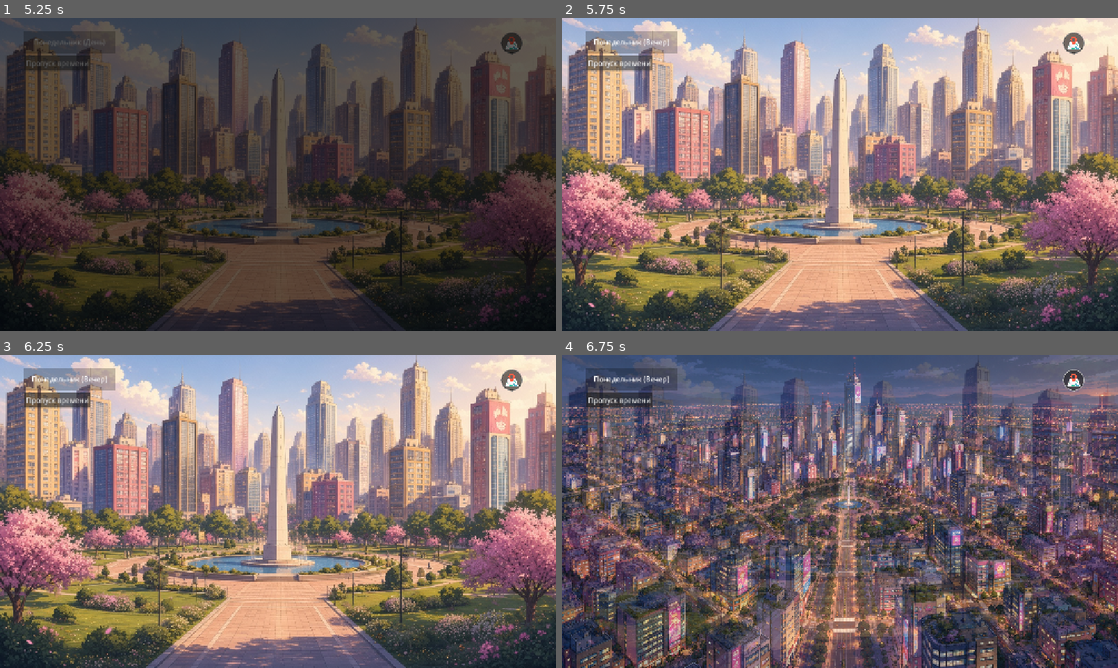
Above: before the commit, frames 1-4 (two rows, left to right).
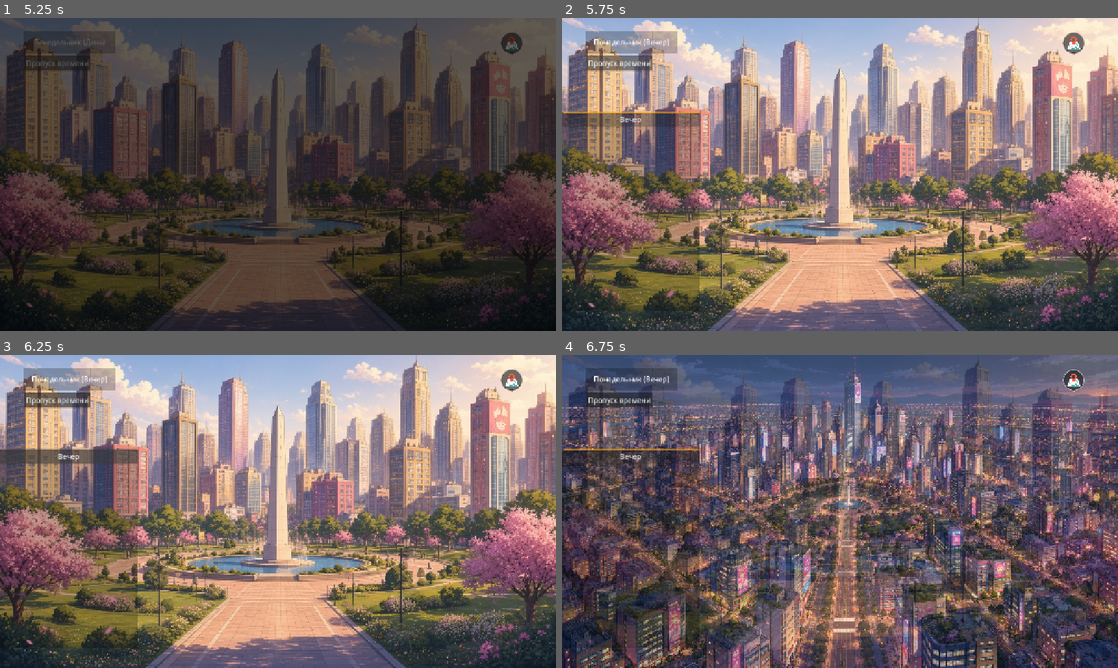
Above: after the commit, the same moments.

Repository: GoodGoos/HeroTown
Game: Godot game, scene res://scenes/main_menu.tscn
Same seed, same stepped clock (60 frames per second), same inputs: the game is played once before the commit and once after it.
Inputs (mouse positions are in pixels of both pictures, inside the frame that each line leads up to):
- Up to frame 1 (5.25 s): click "New Game" at 0.5 s; click "Пропуск времени" at 1.25 s; click (511, 43) at 2 s; click (400, 246) at 2.75 s; click (511, 43) at 3.5 s; click (261, 149) at 4.25 s; click "Пропуск времени" at 5 s
- Up to frame 2 (5.75 s): no input
- Up to frame 3 (6.25 s): click (66, 455) at 5.75 s, where only the run after the commit has a clickable "Вечер"
- Up to frame 4 (6.75 s): click (1073, 380) at 6.5 s

Frame 1 is identical in both runs. In frame 2, 12% of the frame differs, in the area x 0-25%, y 29-94%; in frame 3, 12%; in frame 4, 6.4%.

Commit message:
An initial version of the dialogues and their parsing has been added.

Diff:
--- a/project.godot
+++ b/project.godot
@@ -26,6 +26,7 @@
 CharacterRegistry="*uid://omifirj40pi6"
 TriggerManager="*uid://corr0t14qrbsp"
 TriggerRegistry="*uid://jr12n43nx63t"
+DialogueRegistry="*uid://b0gxdryo0kwg8"
 
 [display]
 
--- /dev/null
+++ b/scenes/dialogue_ui.tscn
@@ -0,0 +1,112 @@
+[gd_scene format=3 uid="uid://7gojevkj5gcv"]
+
+[ext_resource type="Script" uid="uid://buatc2141ttmm" path="res://scripts/dialogue_ui.gd" id="1_dwk8m"]
+[ext_resource type="Script" uid="uid://b5g3met5plyn" path="res://scripts/dialogue/dialogue_character_layer.gd" id="2_6q285"]
+
+[sub_resource type="StyleBoxFlat" id="StyleBoxFlat_6q285"]
+content_margin_left = 4.0
+content_margin_top = 4.0
+content_margin_right = 4.0
+content_margin_bottom = 4.0
+bg_color = Color(0.101960786, 0.101960786, 0.101960786, 0)
+corner_radius_top_left = 3
+corner_radius_top_right = 3
+corner_radius_bottom_right = 3
+corner_radius_bottom_left = 3
+corner_detail = 5
+
+[sub_resource type="StyleBoxFlat" id="StyleBoxFlat_jx1sv"]
+content_margin_left = 4.0
+content_margin_top = 4.0
+content_margin_right = 4.0
+content_margin_bottom = 4.0
+bg_color = Color(0, 0, 0, 0)
+corner_radius_top_left = 3
+corner_radius_top_right = 3
+corner_radius_bottom_right = 3
+corner_radius_bottom_left = 3
+corner_detail = 5
+
+[sub_resource type="StyleBoxFlat" id="StyleBoxFlat_e6usr"]
+content_margin_left = 4.0
+content_margin_top = 4.0
+content_margin_right = 4.0
+content_margin_bottom = 4.0
+bg_color = Color(0.22352941, 0.22352941, 0.22352941, 0)
+corner_radius_top_left = 3
+corner_radius_top_right = 3
+corner_radius_bottom_right = 3
+corner_radius_bottom_left = 3
+corner_detail = 5
+
+[node name="DialogueUi" type="Control" unique_id=661653825]
+layout_mode = 3
+anchors_preset = 15
+anchor_right = 1.0
+anchor_bottom = 1.0
+grow_horizontal = 2
+grow_vertical = 2
+script = ExtResource("1_dwk8m")
+
+[node name="Background" type="ColorRect" parent="." unique_id=1912227814]
+layout_mode = 1
+anchors_preset = 15
+anchor_right = 1.0
+anchor_bottom = 1.0
+grow_horizontal = 2
+grow_vertical = 2
+color = Color(0, 0, 0, 0.2)
+
+[node name="Characters" type="Control" parent="." unique_id=659923818]
+layout_mode = 1
+anchors_preset = 7
+anchor_left = 0.5
+anchor_top = 1.0
+anchor_right = 0.5
+anchor_bottom = 1.0
+offset_left = -520.5
+offset_top = -569.0
+offset_right = 520.5
+grow_horizontal = 2
+grow_vertical = 0
+script = ExtResource("2_6q285")
+
+[node name="DialoguePanel" type="ColorRect" parent="." unique_id=1335568400]
+layout_mode = 1
+anchors_preset = 7
+anchor_left = 0.5
+anchor_top = 1.0
+anchor_right = 0.5
+anchor_bottom = 1.0
+offset_left = -520.5
+offset_top = -217.0
+offset_right = 520.5
+grow_horizontal = 2
+grow_vertical = 0
+color = Color(0, 0, 0, 0.43529412)
+
+[node name="SpeakerName" type="Label" parent="DialoguePanel" unique_id=1475852104]
+layout_mode = 0
+offset_right = 178.5
+offset_bottom = 54.0
+
+[node name="DialogueText" type="Label" parent="DialoguePanel" unique_id=1698894486]
+layout_mode = 1
+anchors_preset = 12
+anchor_top = 1.0
+anchor_right = 1.0
+anchor_bottom = 1.0
+offset_top = -162.0
+grow_horizontal = 2
+grow_vertical = 0
+
+[node name="ContinueButton" type="Button" parent="." unique_id=65650788]
+layout_mode = 1
+anchors_preset = 15
+anchor_right = 1.0
+anchor_bottom = 1.0
+grow_horizontal = 2
+grow_vertical = 2
+theme_override_styles/normal = SubResource("StyleBoxFlat_6q285")
+theme_override_styles/pressed = SubResource("StyleBoxFlat_jx1sv")
+theme_override_styles/hover = SubResource("StyleBoxFlat_e6usr")
--- a/scenes/event_button.tscn
+++ b/scenes/event_button.tscn
@@ -14,19 +14,16 @@
 corner_radius_bottom_left = 3
 corner_detail = 1
 
-[node name="EventButton" type="Node2D" unique_id=997148830]
+[node name="EventButton" type="Control"]
+custom_minimum_size = Vector2(0, 35)
+layout_mode = 3
+anchors_preset = 0
 
-[node name="Button" type="Button" parent="." unique_id=1076533018]
-custom_minimum_size = Vector2(0, 25)
-anchors_preset = 8
-anchor_left = 0.5
-anchor_top = 0.5
-anchor_right = 0.5
-anchor_bottom = 0.5
-offset_left = -160.0
-offset_top = -15.5
-offset_right = 160.0
-offset_bottom = 15.5
+[node name="Button" type="Button" parent="."]
+layout_mode = 1
+anchors_preset = 15
+anchor_right = 1.0
+anchor_bottom = 1.0
 grow_horizontal = 2
 grow_vertical = 2
 theme_override_styles/normal = SubResource("StyleBoxFlat_tko23")
--- a/scenes/player_room.tscn
+++ b/scenes/player_room.tscn
@@ -2,6 +2,7 @@
 
 [ext_resource type="Script" uid="uid://pgx6wl8ot3ry" path="res://scripts/player_room.gd" id="1_r1x0t"]
 [ext_resource type="Texture2D" uid="uid://b036jv278vfxl" path="res://assets/image/background/player_room_v2_day.png" id="1_tkdg1"]
+[ext_resource type="Script" uid="uid://2kbghx1wqxh4" path="res://scripts/dialogue/dialogue_parser_test.gd" id="3_fsfg0"]
 
 [node name="player_room" type="Control" unique_id=1234025611]
 layout_mode = 3
@@ -21,3 +22,6 @@
 grow_vertical = 2
 texture = ExtResource("1_tkdg1")
 expand_mode = 1
+
+[node name="Node" type="Node" parent="." unique_id=722754412]
+script = ExtResource("3_fsfg0")
--- /dev/null
+++ b/scripts/dialogue/dialogue_character.gd
@@ -0,0 +1,18 @@
+class_name DialogueCharacter
+extends Control
+
+
+var character_id: String = ""
+var normalized_position: float = 0.5
+var facing: String = "right"
+
+
+func setup(id: String) -> void:
+	character_id = id
+
+
+func _draw() -> void:
+	draw_rect(
+		Rect2(-50, -150, 100, 150),
+		Color.WHITE
+	)
--- /dev/null
+++ b/scripts/dialogue/dialogue_character_layer.gd
@@ -0,0 +1,61 @@
+class_name DialogueCharacterLayer
+extends Control
+
+
+var characters: Dictionary = {}
+
+
+func set_character_position(
+	character_id: String,
+	normalized_position: float
+) -> void:
+	if character_id.is_empty():
+		return
+
+	normalized_position = clamp(normalized_position, 0.0, 1.0)
+
+	var character := _get_or_create_character(character_id)
+
+	character.normalized_position = normalized_position
+
+	_update_character_position(character)
+
+
+func set_facing(
+	character_id: String,
+	direction: String
+) -> void:
+	if character_id.is_empty():
+		return
+
+	if direction != "left" and direction != "right":
+		return
+
+	var character := _get_or_create_character(character_id)
+
+	character.facing = direction
+
+
+func _get_or_create_character(character_id: String) -> DialogueCharacter:
+	if characters.has(character_id):
+		return characters[character_id]
+
+	# Создаём визуальный объект только при первом появлении персонажа.
+	var character := DialogueCharacter.new()
+	character.setup(character_id)
+
+	add_child(character)
+
+	characters[character_id] = character
+
+	return character
+
+
+func _update_character_position(character: DialogueCharacter) -> void:
+	var parent_size := size
+
+	# Переводим нормализованную позицию 0.0–1.0 в координату экрана.
+	character.position.x = parent_size.x * character.normalized_position
+
+	# Пока ставим персонажа к нижней части слоя.
+	character.position.y = parent_size.y
--- /dev/null
+++ b/scripts/dialogue/dialogue_command.gd
@@ -0,0 +1,8 @@
+class_name DialogueCommand
+extends RefCounted
+
+# Имя команды без @
+var command: String = ""
+
+# Аргументы команды в исходном порядке
+var arguments: Array = []
--- /dev/null
+++ b/scripts/dialogue/dialogue_definition.gd
@@ -0,0 +1,6 @@
+class_name DialogueDefinition
+extends RefCounted
+
+
+var id: String = ""
+var elements: Array = []
--- /dev/null
+++ b/scripts/dialogue/dialogue_line.gd
@@ -0,0 +1,7 @@
+class_name DialogueLine
+extends RefCounted
+
+
+var character_id: String = ""
+var text: String = ""
+var presentation_id: String = ""
--- /dev/null
+++ b/scripts/dialogue/dialogue_parser.gd
@@ -0,0 +1,97 @@
+class_name DialogueParser
+extends RefCounted
+
+func parse(text: String) -> DialogueDefinition:
+	var dialogue := DialogueDefinition.new()
+
+	var lines := text.split("\n")
+
+	for line in lines:
+		line = line.strip_edges()
+
+		# Пропускаем пустые строки и комментарии.
+		if line.is_empty() or line.begins_with("#"):
+			continue
+
+		# ID относится ко всему диалогу, а не к отдельному элементу.
+		if line.begins_with("id:"):
+			dialogue.id = _parse_id(line)
+			continue
+
+		# Строки с @ являются командами сценария.
+		if line.begins_with("@"):
+			var command := _parse_command(line)
+			if command != null:
+				dialogue.elements.append(command)
+			continue
+
+		# Остальные строки считаем репликами.
+		var dialogue_line := _parse_line(line)
+		if dialogue_line != null:
+			dialogue.elements.append(dialogue_line)
+
+	return dialogue
+
+
+func _parse_command(line: String) -> DialogueCommand:
+	# Убираем @ и разделяем команду на имя и аргументы.
+	var parts := line.substr(1).split(" ", false)
+
+	if parts.is_empty():
+		return null
+
+	var command := DialogueCommand.new()
+	command.command = parts[0]
+	command.arguments = parts.slice(1)
+
+	return command
+
+
+func _parse_line(line: String) -> DialogueLine:
+	# Двоеточие отделяет говорящего от текста.
+	var colon_index := line.find(":")
+	if colon_index == -1:
+		return null
+
+	var speaker := line.substr(0, colon_index).strip_edges()
+	var content := line.substr(colon_index + 1).strip_edges()
+
+	if speaker.is_empty() or content.is_empty():
+		return null
+
+	var dialogue_line := DialogueLine.new()
+
+	# Если у персонажа указана презентация, отделяем её от ID.
+	var presentation_start := speaker.find("[")
+	var presentation_end := speaker.find("]")
+
+	if presentation_start != -1 and presentation_end > presentation_start:
+		dialogue_line.character_id = speaker.substr(
+			0,
+			presentation_start
+		).strip_edges()
+
+		dialogue_line.presentation_id = speaker.substr(
+			presentation_start + 1,
+			presentation_end - presentation_start - 1
+		).strip_edges()
+	else:
+		dialogue_line.character_id = speaker
+
+	# Убираем внешние кавычки текста.
+	if content.begins_with("\"") and content.ends_with("\""):
+		content = content.substr(1, content.length() - 2)
+
+	dialogue_line.text = content
+
+	return dialogue_line
+
+
+func _parse_id(line: String) -> String:
+	# ID хранится после "id:" и может быть заключён в кавычки.
+	var value := line.substr(3).strip_edges()
+
+	if value.begins_with("\"") and value.ends_with("\""):
+		value = value.substr(1, value.length() - 2)
+
+	return value
--- /dev/null
+++ b/scripts/dialogue/dialogue_parser_test.gd
@@ -0,0 +1,46 @@
+extends Node
+
+
+var player: DialoguePlayer
+
+
+func _ready() -> void:
+	var dialogue := DialogueRegistry.get_dialogue("first_meeting_airi")
+
+	if dialogue == null:
+		push_error("Диалог first_meeting_airi не найден.")
+		return
+
+	print("=== Dialogue Player Test ===")
+
+	player = DialoguePlayer.new()
+
+	player.line_started.connect(_on_line_started)
+	player.command_requested.connect(_on_command_requested)
+	player.dialogue_finished.connect(_on_dialogue_finished)
+
+	player.play(dialogue)
+
+
+func _on_line_started(line: DialogueLine) -> void:
+	print(
+		"LINE STARTED: ",
+		line.character_id,
+		" [",
+		line.presentation_id,
+		"] | ",
+		line.text
+	)
+
+
+func _on_command_requested(command: DialogueCommand) -> void:
+	print(
+		"COMMAND: ",
+		command.command,
+		" | ARGUMENTS: ",
+		command.arguments
+	)
+
+
+func _on_dialogue_finished() -> void:
+	print("DIALOGUE FINISHED")
--- /dev/null
+++ b/scripts/dialogue/dialogue_player.gd
@@ -0,0 +1,70 @@
+class_name DialoguePlayer
+extends RefCounted
+
+signal line_started(line: DialogueLine)
+signal command_requested(command: DialogueCommand)
+signal dialogue_finished()
+
+
+var dialogue: DialogueDefinition = null
+var current_index: int = 0
+var is_playing: bool = false
+
+
+func play(definition: DialogueDefinition) -> void:
+	if definition == null:
+		return
+
+	# Не запускаем новый диалог поверх уже работающего.
+	if is_playing:
+		return
+
+	dialogue = definition
+	current_index = 0
+	is_playing = true
+
+	_process_next_element()
+
+func stop() -> void:
+	if not is_playing:
+		return
+
+	dialogue = null
+	current_index = 0
+	is_playing = false
+
+func advance() -> void:
+	if not is_playing:
+		return
+
+	_process_next_element()
+
+
+func _process_next_element() -> void:
+	if dialogue == null:
+		return
+
+	# Диалог закончился.
+	if current_index >= dialogue.elements.size():
+		_finish()
+		return
+
+	var element = dialogue.elements[current_index]
+	current_index += 1
+
+	if element is DialogueLine:
+		line_started.emit(element)
+		return
+
+	if element is DialogueCommand:
+		command_requested.emit(element)
+		_process_next_element()
+		return
+
+
+func _finish() -> void:
+	is_playing = false
+	dialogue = null
+	current_index = 0
+
+	dialogue_finished.emit()
--- /dev/null
+++ b/scripts/dialogue/dialogue_registry.gd
@@ -0,0 +1,75 @@
+class_name dialogue_registry
+extends Node
+
+const DIALOGUES_PATH := "res://scripts/resources/dialogues"
+
+var dialogues: Dictionary = {}
+
+
+func _ready() -> void:
+	load_dialogues()
+
+
+func load_dialogues() -> void:
+	dialogues.clear()
+
+	var dir := DirAccess.open(DIALOGUES_PATH)
+	if not dir:
+		push_error("Не удалось открыть папку диалогов: " + DIALOGUES_PATH)
+		return
+
+	dir.list_dir_begin()
+
+	while true:
+		var file_name := dir.get_next()
+
+		if file_name == "":
+			break
+
+		if dir.current_is_dir():
+			continue
+
+		if not file_name.ends_with(".txt"):
+			continue
+
+		_load_dialogue(DIALOGUES_PATH + "/" + file_name)
+
+	dir.list_dir_end()
+
+
+func _load_dialogue(path: String) -> void:
+	var text := FileAccess.get_file_as_string(path)
+
+	if text.is_empty():
+		push_warning("Пустой файл диалога: " + path)
+		return
+
+	var parser := DialogueParser.new()
+	var dialogue := parser.parse(text)
+
+	if dialogue.id.is_empty():
+		push_warning("У диалога нет ID: " + path)
+		return
+
+	if dialogues.has(dialogue.id):
+		push_warning("Дублирующийся ID диалога: " + dialogue.id)
+		return
+
+	dialogues[dialogue.id] = dialogue
+
+
+func get_dialogue(dialogue_id: String) -> DialogueDefinition:
+	return dialogues.get(dialogue_id, null)
+
+
+func has_dialogue(dialogue_id: String) -> bool:
+	return dialogues.has(dialogue_id)
+
+
+func get_all_dialogues() -> Array[DialogueDefinition]:
+	var result: Array[DialogueDefinition] = []
+
+	for dialogue_id in dialogues:
+		result.append(dialogues[dialogue_id])
+
+	return result
--- /dev/null
+++ b/scripts/dialogue_ui.gd
@@ -0,0 +1,83 @@
+extends Control
+
+
+@onready var speaker_name: Label = $DialoguePanel/SpeakerName
+@onready var dialogue_text: Label = $DialoguePanel/DialogueText
+@onready var continue_button: Button = $ContinueButton
+
+@onready var character_layer: DialogueCharacterLayer = $Characters
+
+var player: DialoguePlayer = null
+
+
+func _ready() -> void:
+	continue_button.pressed.connect(_on_continue_pressed)
+
+	# Временный запуск для проверки DialogueUI.
+	var dialogue := DialogueRegistry.get_dialogue("first_meeting_airi")
+
+	if dialogue != null:
+		start_dialogue(dialogue)
+
+
+func start_dialogue(definition: DialogueDefinition) -> void:
+	if definition == null:
+		return
+
+	# Не создаём второй Player, если диалог уже идёт.
+	if player != null and player.is_playing:
+		return
+
+	player = DialoguePlayer.new()
+
+	player.line_started.connect(_on_line_started)
+	player.command_requested.connect(_on_command_requested)
+	player.dialogue_finished.connect(_on_dialogue_finished)
+
+	visible = true
+	player.play(definition)
+
+
+func _on_line_started(line: DialogueLine) -> void:
+	# Пока выводим ID персонажа. Позже получим display_name через CharacterRegistry.
+	speaker_name.text = line.character_id
+	dialogue_text.text = line.text
+
+
+func _on_continue_pressed() -> void:
+	if player == null:
+		return
+
+	player.advance()
+
+
+func _on_command_requested(command: DialogueCommand) -> void:
+	match command.command:
+		"position":
+			if command.arguments.size() < 2:
+				return
+
+			var character_id: String = command.arguments[0]
+			var position: float = float(command.arguments[1])
+
+			character_layer.set_character_position(
+				character_id,
+				position
+			)
+
+		"facing":
+			if command.arguments.size() < 2:
+				return
+
+			var character_id: String = command.arguments[0]
+			var direction: String = command.arguments[1]
+
+			character_layer.set_facing(
+				character_id,
+				direction
+			)
+
+
+func _on_dialogue_finished() -> void:
+	player = null
+	visible = false
--- a/scripts/hug_layer.gd
+++ b/scripts/hug_layer.gd
@@ -1,25 +1,62 @@
 extends CanvasLayer
 
 @onready var time_label: Label = $Control/ColorRect/Label
-@onready var event_panel = $Control/EventPanel
-@onready var event_list = $Control/EventPanel/EventList
+@onready var event_panel: ColorRect = $Control/EventPanel
+@onready var event_list: VBoxContainer = $Control/EventPanel/EventList
 
-@onready var map_hud: CanvasLayer = $"res://scenes/map_hug.tscn" # Путь к узлу MapHud
+@onready var map_hud: CanvasLayer = $"res://scenes/map_hug.tscn"
+
+const EVENT_BUTTON_SCENE = preload("res://scenes/event_button.tscn")
+
 
 func _ready() -> void:
+	GameManager.game_state_changed.connect(_on_game_state_changed)
+	GameManager.time_changed.connect(_on_time_changed)
 
-	GameManager.game_state_changed.connect(_on_game_state_changed)
-	GameManager.time_changed.connect(update_hud)
 	visible = GameManager.is_in_game
 	update_hud()
+	refresh_events()
+
 
 func _on_game_state_changed(is_active: bool) -> void:
 	visible = is_active
+
 	if is_active:
 		update_hud()
+		refresh_events()
+
+
+func _on_time_changed() -> void:
+	update_hud()
+	refresh_events()
+
 
 func update_hud() -> void:
 	time_label.text = GameManager.get_time_string()
+
+
+func refresh_events() -> void:
+	if not GameManager.data:
+		event_panel.visible = false
+		return
+
+	var context := game_context.new(GameManager.data)
+	var available_triggers := TriggerRegistry.get_available_triggers(context)
+
+	# Удаляем старые кнопки.
+	for child in event_list.get_children():
+		child.queue_free()
+
+	event_panel.visible = not available_triggers.is_empty()
+
+	for trigger in available_triggers:
+		var event_button = EVENT_BUTTON_SCENE.instantiate()
+
+		event_list.add_child(event_button)
+
+		var button: Button = event_button.get_node("Button")
+		button.text = trigger.display_name
+
 
 func _on_skip_time_button_pressed() -> void:
 
@@ -27,26 +64,10 @@
 		return
 
 	Transition.change_scene("")
-	refresh_events()
 	await Transition.screen_blacked_out
 	GameManager.advance_time()
 
-func refresh_events() -> void:
-	# Пока используем текущее состояние игры.
-	var context := game_context.new(GameManager.data)
 
-	var available_triggers := TriggerRegistry.get_available_triggers(context)
-
-	# Показываем панель только если есть события.
-	event_panel.visible = not available_triggers.is_empty()
-
-	print("Доступных событий: ", available_triggers.size())
-
-	for trigger in available_triggers:
-		print("Событие: ", trigger.display_name)
-
-# Сигнал от кнопки карты
 func _on_emap_button_pressed() -> void:
-	# Если в Автозагрузке имя узла указано как map_hug (или MapHud):
 	if MapHug and MapHug.has_method("toggle_map"):
 		MapHug.toggle_map()
Not shown, added: scripts/dialogue/dialogue_character.gd.uid
Not shown, added: scripts/dialogue/dialogue_character_layer.gd.uid
Not shown, added: scripts/dialogue/dialogue_command.gd.uid
Not shown, added: scripts/dialogue/dialogue_definition.gd.uid
Not shown, added: scripts/dialogue/dialogue_line.gd.uid
Not shown, added: scripts/dialogue/dialogue_parser.gd.uid
Not shown, added: scripts/dialogue/dialogue_parser_test.gd.uid
Not shown, added: scripts/dialogue/dialogue_player.gd.uid
Not shown, added: scripts/dialogue/dialogue_registry.gd.uid
Not shown, added: scripts/dialogue_ui.gd.uid
Not shown, added: scripts/resources/dialogues/first_meeting_airi.txt
